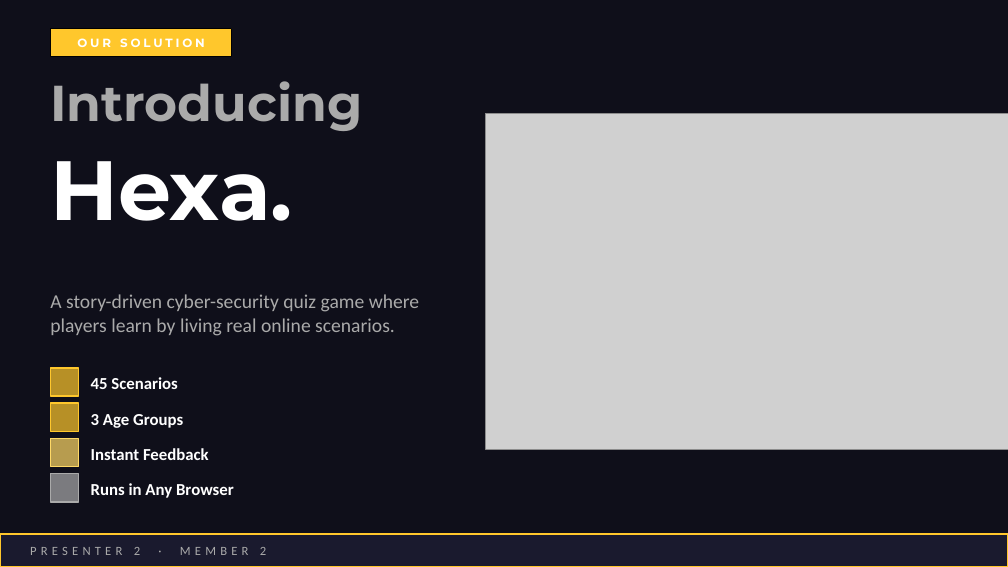
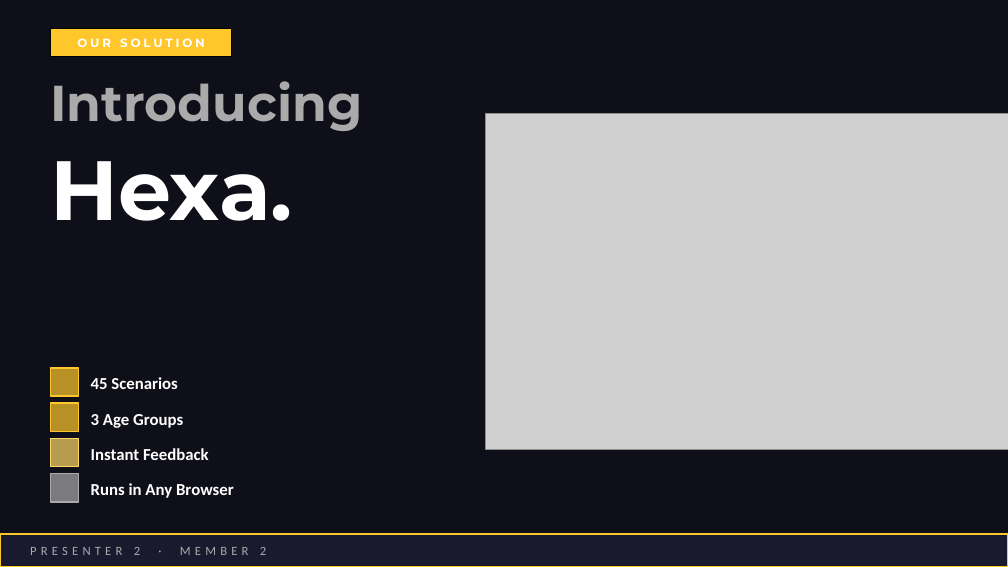
Before and after one commit to wlaa41/CoventryUnivesity_503IT_Hexa, a slide deck: slide 3 of Hexa_CU_Theme.pptx. Drawn at 1008x567 pixels with LibreOffice and Linux fonts; fonts in the diff are those of the drawing; grey boxes stand for pictures. Boxes give left, top, right and bottom in pixels: in the first picture for what was removed or moved away, otherwise in the second. Text is boxed around its words. In the diff, an @@ line names an element or a change of style, - is before the commit and + after.

```diff
--- a/Hexa_CU_Theme.pptx
+++ b/Hexa_CU_Theme.pptx
@@ text removed at box(50, 294, 419, 336) @@
-A story-driven cyber-security quiz game where players learn by living real online scenarios.
```
Also in this commit, not shown: 2 other slides changed, 2 other files.
